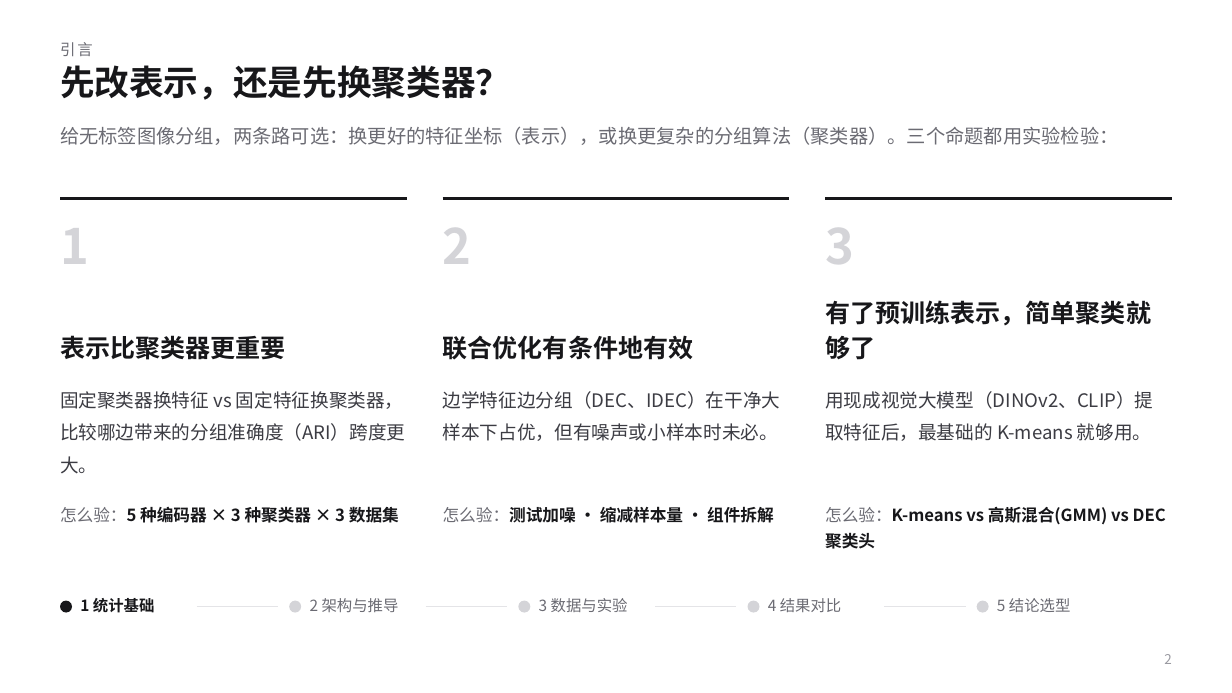
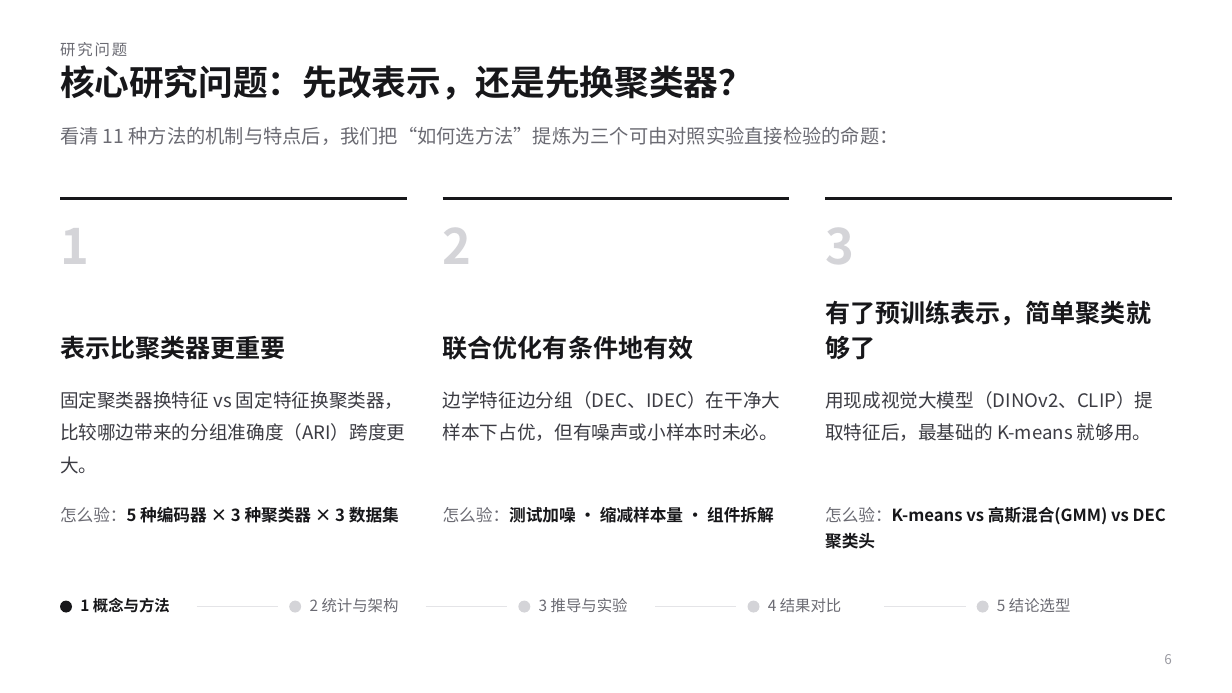
Before and after one commit to KQYaili/DeepClustering-Survey, a slide deck: slide 6 of presentation/deep-clustering-evolution-selection-guide.pptx (slide 2 before the commit). Drawn at 1232x693 pixels with LibreOffice and Linux fonts; fonts in the diff are those of the drawing. Boxes give left, top, right and bottom in pixels: in the first picture for what was removed or moved away, otherwise in the second. Text is boxed around its words. In the diff, an @@ line names an element or a change of style, - is before the commit and + after.

```diff
--- a/presentation/deep-clustering-evolution-selection-guide.pptx
+++ b/presentation/deep-clustering-evolution-selection-guide.pptx
@@ text at (x1=60, y1=42, x2=128, y2=56): text changed @@
-引言
+研究问题
@@ text at (x1=60, y1=65, x2=753, y2=100): text changed @@
-先改表示，还是先换聚类器？
+核心研究问题：先改表示，还是先换聚类器？
@@ text at (x1=60, y1=127, x2=899, y2=145): text changed @@
-给无标签图像分组，两条路可选：换更好的特征坐标（表示），或换更复杂的分组算法（聚类器）。三个命题都用实验检验：
+看清 11 种方法的机制与特点后，我们把“如何选方法”提炼为三个可由对照实验直接检验的命题：
@@ text at (x1=80, y1=597, x2=170, y2=613): text changed @@
-1 统计基础
+1 概念与方法
@@ text at (x1=310, y1=598, x2=399, y2=612): text changed @@
-2 架构与推导
+2 统计与架构
@@ text at (x1=539, y1=598, x2=628, y2=612): text changed @@
-3 数据与实验
+3 推导与实验
@@ text at (x1=1164, y1=654, x2=1171, y2=664): text changed @@
-2
+6
```
Also in this commit, not shown: 26 other slides changed, 2 slides added, 8 other files.
